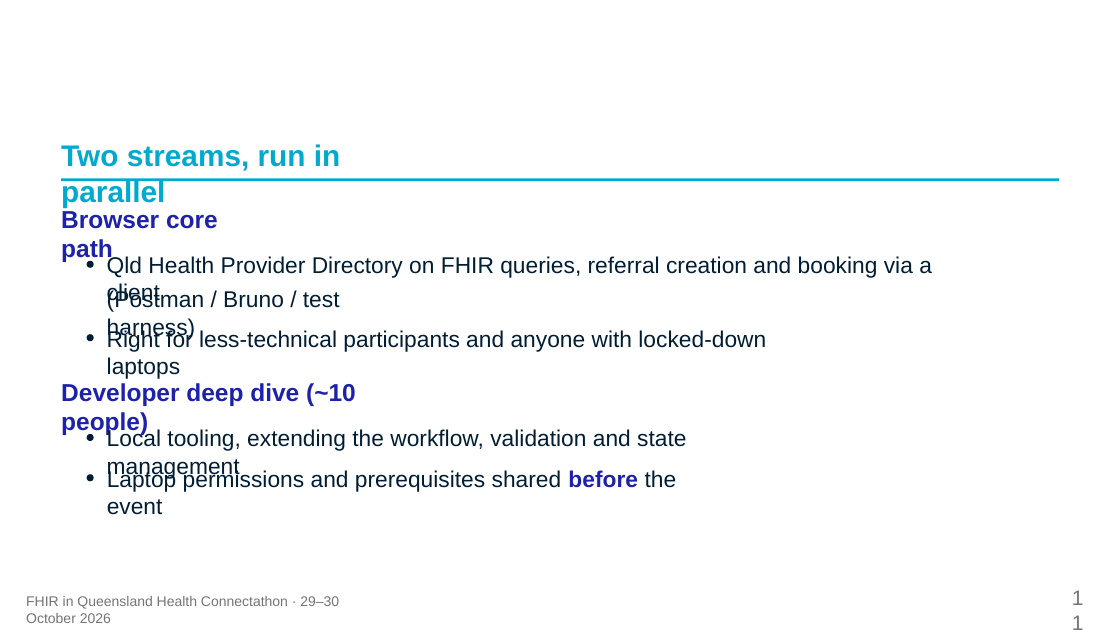
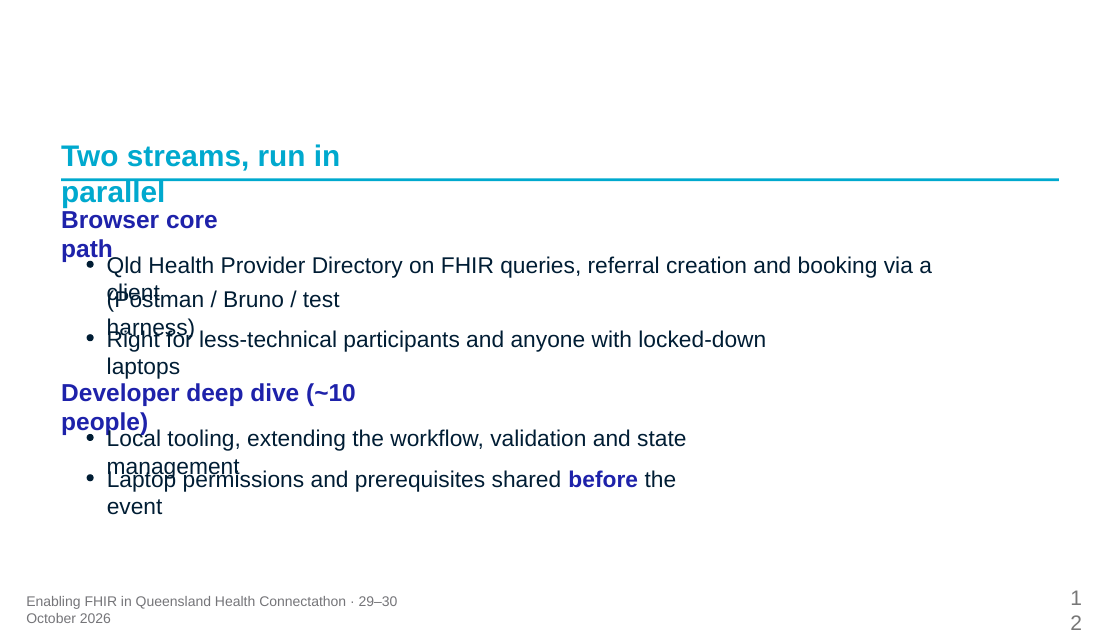
Before and after one commit to aehrc/qh-connectathon, a slide deck: slide 12 of 2026-10-29/2-FHIR-For-Services/Track2-KickOff-Deck.pptx (slide 11 before the commit). Drawn at 1120x630 pixels with LibreOffice and Linux fonts; fonts in the diff are those of the drawing. Boxes give left, top, right and bottom in pixels: in the first picture for what was removed or moved away, otherwise in the second. Text is boxed around its words. In the diff, an @@ line names an element or a change of style, - is before the commit and + after.

```diff
--- a/2026-10-29/2-FHIR-For-Services/Track2-KickOff-Deck.pptx
+++ b/2026-10-29/2-FHIR-For-Services/Track2-KickOff-Deck.pptx
@@ text at bbox=[26, 596, 398, 623]: text changed @@
-FHIR in Queensland Health Connectathon · 29–30 October 2026
+Enabling FHIR in Queensland Health Connectathon · 29–30 October 2026
@@ text added at bbox=[1070, 584, 1091, 608], 18 pt, text #777777 @@
+12
@@ text removed at bbox=[1072, 584, 1093, 608] @@
-11
```
Also in this commit, not shown: 15 other slides changed, 1 slide added.
